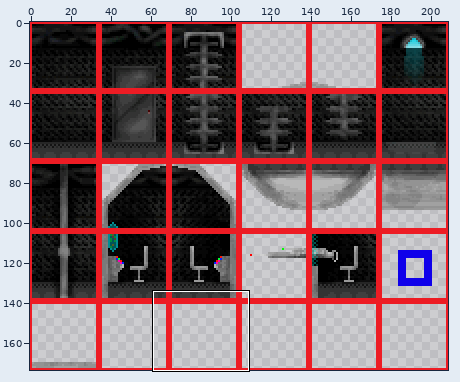
Two states of a sprite sheet, assets/images/Ship/shipTilemap.png. Above, an overview of the earlier version with the close-up marked.
Close-up. Before:
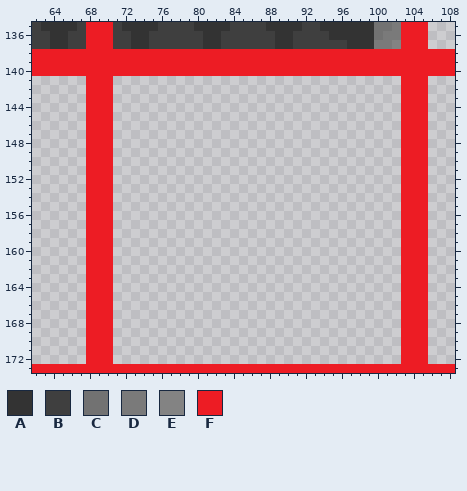
The file is 209x174 pixels. Colours within 5 levels of each other are drawn and written as one. Shown: x 62..108, y 135..173.
Palette (. is transparent): A #333333  B #3f3f3f  C #727272  D #7a7a7a  E #838383  F #ed1c24
Pixels before, first column x 62:
135 BAAAABFFFBAAAABBBBAAAABBBBAAAABBAAAAAACCDFFF...
136 BBAABBFFFBBAABBBBBBAABBBBBBAABBBBAAAAACDDFFF...
137 BBAABBFFFBBAABBBBBBAABBBBBBAABBBBBBAAADDEFFF...
138 FFFFFFFFFFFFFFFFFFFFFFFFFFFFFFFFFFFFFFFFFFFFFFF
139 FFFFFFFFFFFFFFFFFFFFFFFFFFFFFFFFFFFFFFFFFFFFFFF
140 FFFFFFFFFFFFFFFFFFFFFFFFFFFFFFFFFFFFFFFFFFFFFFF
141 ......FFF................................FFF...
142 ......FFF................................FFF...
143 ......FFF................................FFF...
144 ......FFF................................FFF...
145 ......FFF................................FFF...
146 ......FFF................................FFF...
147 ......FFF................................FFF...
148 ......FFF................................FFF...
149 ......FFF................................FFF...
150 ......FFF................................FFF...
151 ......FFF................................FFF...
152 ......FFF................................FFF...
153 ......FFF................................FFF...
154 ......FFF................................FFF...
155 ......FFF................................FFF...
156 ......FFF................................FFF...
157 ......FFF................................FFF...
158 ......FFF................................FFF...
159 ......FFF................................FFF...
160 ......FFF................................FFF...
161 ......FFF................................FFF...
162 ......FFF................................FFF...
163 ......FFF................................FFF...
164 ......FFF................................FFF...
165 ......FFF................................FFF...
166 ......FFF................................FFF...
167 ......FFF................................FFF...
168 ......FFF................................FFF...
169 ......FFF................................FFF...
170 ......FFF................................FFF...
171 ......FFF................................FFF...
172 ......FFF................................FFF...
173 FFFFFFFFFFFFFFFFFFFFFFFFFFFFFFFFFFFFFFFFFFFFFFF
Now the later version:
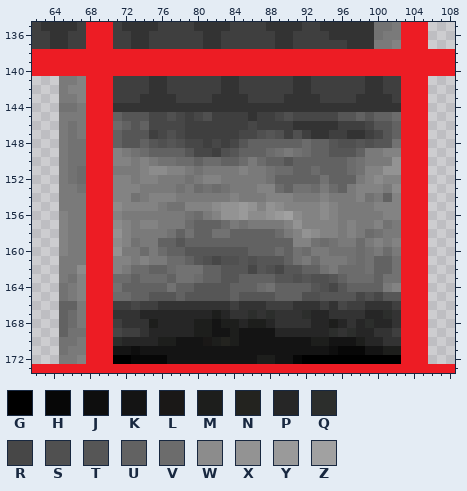
Colours new in this view: G #000000  H #070707  J #0e0e0e  K #141414  L #1a1817  M #1d1e1c  N #23231f  P #262626  Q #2c2e2c  R #474747  S #505050  T #565656  U #626262  V #6c6c6c  W #8c8c8c  X #939393  Y #9a9a9a  Z #a1a1a1
What changed:
Changed rows in their new state; - is an unchanged pixel.
first column x 65:
141 DDE---BBBBAABBBBBBAABBBBBBAABBBBBBAABB
142 DEE---BBBBAABBBBBBAABBBBBBAABBBBBBAABB
143 DDE---BBBAAAABBBBAAAABBBBAAAABBBBAAAAB
144 CCD---AAAAAAAAAAAAAAAAAAAAAAAAAAAAAAAA
145 DDD---UTTTRRSRBRSBBBBABBRSRRRRRTTUTUUV
146 DCD---VUTURRRRBBBBBBBRBBBBAAAAABBBRTTU
147 DCD---UTTTBRSRBBBBBBRRSTSBSBAABBAABRTU
148 DCC---UTTUTSTSRRBRBRTUUUUUUVUUTSSTSTTC
149 DCC---EDCVUUUUTRRBSTUUUVCDCVUUTTTUDDEE
150 DCC---EEDEDCCVVUVVUUVDVUUTUUUUUUVCDDDX
151 DCV---DDDEWWEEDCDDDDEDDCVVUUVUUUVCEEXX
152 DCV---EEDEEDDDCDEEDDDDDCUUUUUCUUUDEWEE
153 DDC---EEEDDDDCDVCVCDDDEEVUCCVDVUDEEEDW
154 DDD---EECDEEEDDDDDDEDDDEEEDDDEDDDECDUE
155 DDD---WEEEEDCCEEEWXXYXEXWEEEEWEDDDDEEE
156 EDD---EDDDDDDDCVDEXXYWWXYZWEEWEDDDDDEE
157 EDD---WEDEEDDDVUUUVDCDDDDEXEEEEDEDDECD
158 EDD---XEDDDDCUCUUCCUUUUUVDEXWEEDEDVCDD
159 EDD---WECDDUUTUUUUUUUUUUUUEECVCDDVDEDE
160 EDD---XDDVDVUUTTTTTTTUUUVUCVDDCCCVCDVD
161 DDD---EEDEDDVVUTSRSSTSTTTUCDVDDDCVCUUC
162 DDW---EDVVUUVCCCUUTTTRTSRTTUUCDVVVCUUC
163 DCE---VVUVVVUCCVUUTTUUUUTTSTSSTUVVVUCC
164 CDE---CUUUUUCUUTTTTUUUVCUUUUTSRTUUUUDE
165 CDE---VVUUTTTUTTTTTUTTTTUUUSSTTTTRSRTT
166 UUD---BBRBBAAAAAAAABAAABBBAAABARBBAAAB
167 UVD---AAAPPPPPPPPMPAAQAQAAAQPPAAAAPPQA
168 UVD---BAAAMPPPPMMKMMPMMPAAAAPPMPAPQPPA
169 UCC---RBBAPPPPPMMKKMKKKKPPPPPPQAQPPAAB
170 CCD---QPPPPMMKKKLMNMKKKKKKKKMMKKKMPPAA
171 CDD---KKJKKKKKKKKKKKKKKKKKKKKKJHHHKKMM
172 DDE---GGHHHHKKKKKKKKKKMMKKHGGGGGGGGGGG
Changed places in both close-ups, as pixel boxes (x1, y1, x2, y2):
added: (59, 76, 86, 364)
added: (113, 76, 401, 364)
